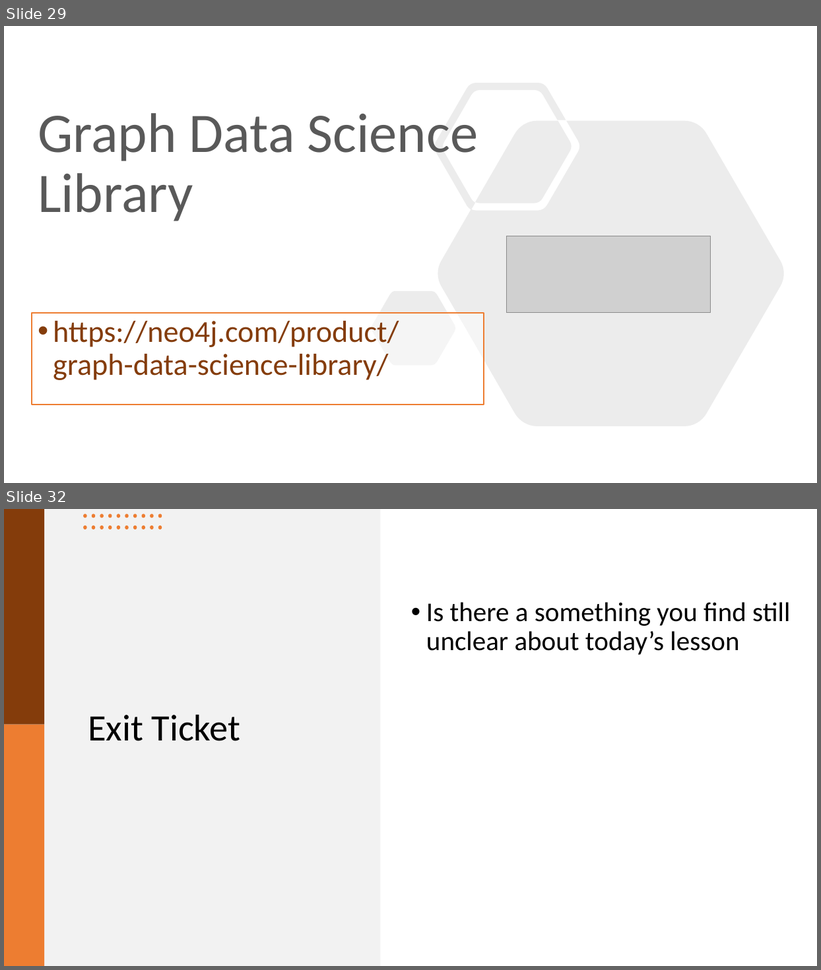
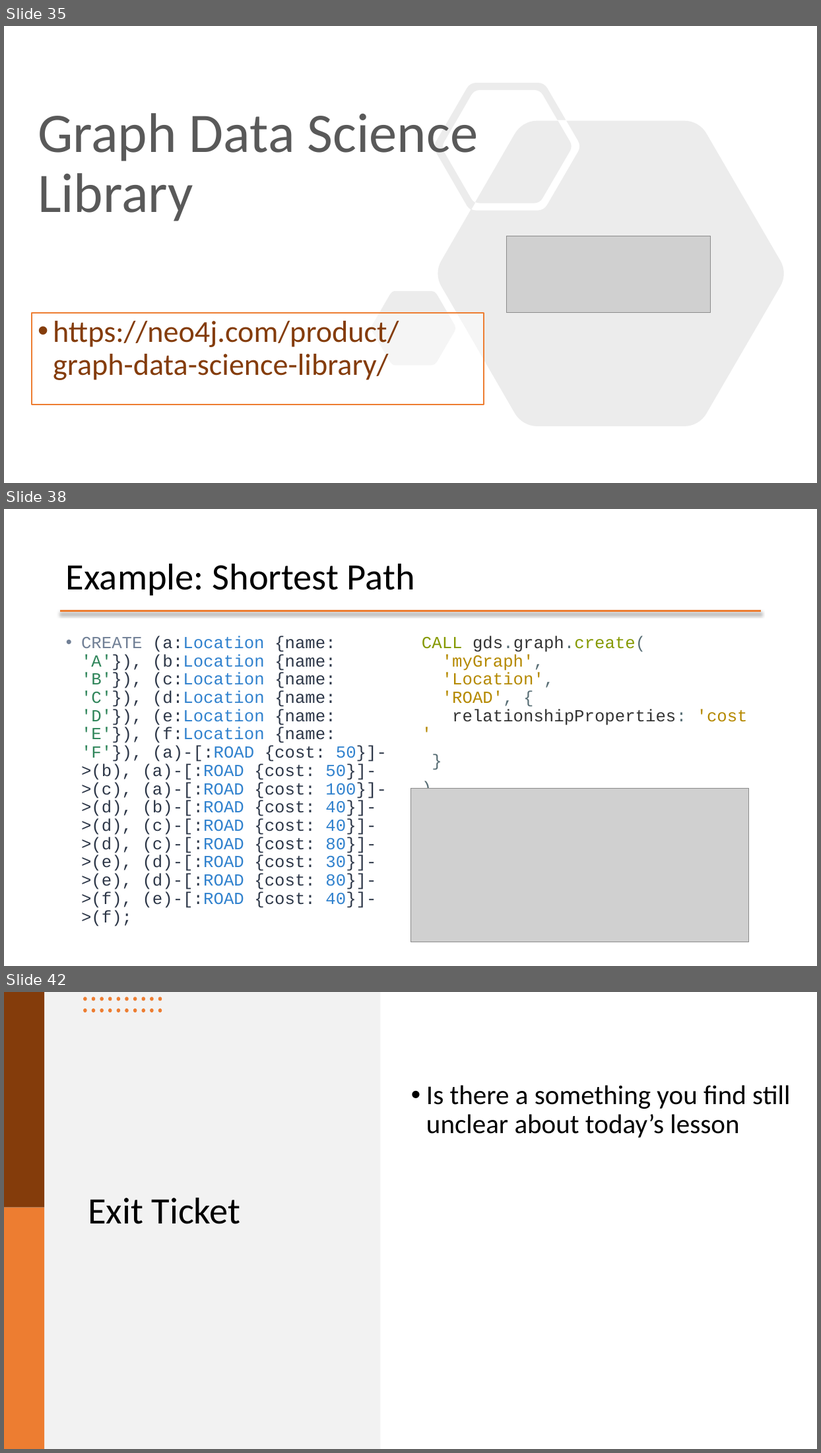
Before and after one commit to mafudge/ist769-old, a slide deck: content/I-Graph/I-Graph.pptx. Shown one above the other, each under a label of ours: slides 29 and 32 before the commit, slides 35, 38 and 42 after it; the slides between them are not shown. The pictures are 821x970 and 821x1453 pixels, drawn with LibreOffice and Linux fonts; fonts in the diff are those of the drawing; grey boxes stand for pictures; background and template pictures are left out. Boxes give left, top, right and bottom in pixels: in the first picture for what was removed or moved away, otherwise in the second. Text is boxed around its words. In the diff, an @@ line names an element or a change of style, - is before the commit and + after.

```diff
--- a/content/I-Graph/I-Graph.pptx
+++ b/content/I-Graph/I-Graph.pptx
@@ slide 38 added at [4, 509, 817, 966], background #FFFFFF @@
@@ title added at [66, 563, 415, 595], 44 pt, text #000000 @@
+Example: Shortest Path
@@ line added from (60, 611) to (762, 611), #ED7D31 2.25 pt @@
@@ text added at [81, 636, 387, 927], 20 pt, text #2D3748 @@
+• CREATE (a:Location {name: 'A'}), (b:Location {name: 'B'}), (c:Location {name: 'C'}), (d:Location {name: 'D'}), (e:Location {name: 'E'}), (f:Location {name: 'F'}), (a)-[:ROAD {cost: 50}]->(b), (a)-[:ROAD {cost: 50}]->(c), (a)-[:ROAD {cost: 100}]->(d), (b)-[:ROAD {cost: 40}]->(d), (c)-[:ROAD {cost: 40}]->(d), (c)-[:ROAD {cost: 80}]->(e), (d)-[:ROAD {cost: 30}]->(e), (d)-[:ROAD {cost: 80}]->(f), (e)-[:ROAD {cost: 40}]->(f);
@@ text added at [422, 636, 748, 725], 20 pt, text #B58900 @@
+CALL gds.graph.create(
+'myGraph',
+'Location',
+'ROAD', {
+relationshipProperties: 'cost'
+}
+)
@@ picture added at [411, 788, 749, 942] @@
@@ what was slide 29 is now slide 35 @@
@@ what was slide 32 is now slide 42 @@
```
Also in this commit, not shown: 8 slides changed, 18 other slides added, 9 slides removed, 4 other files.
